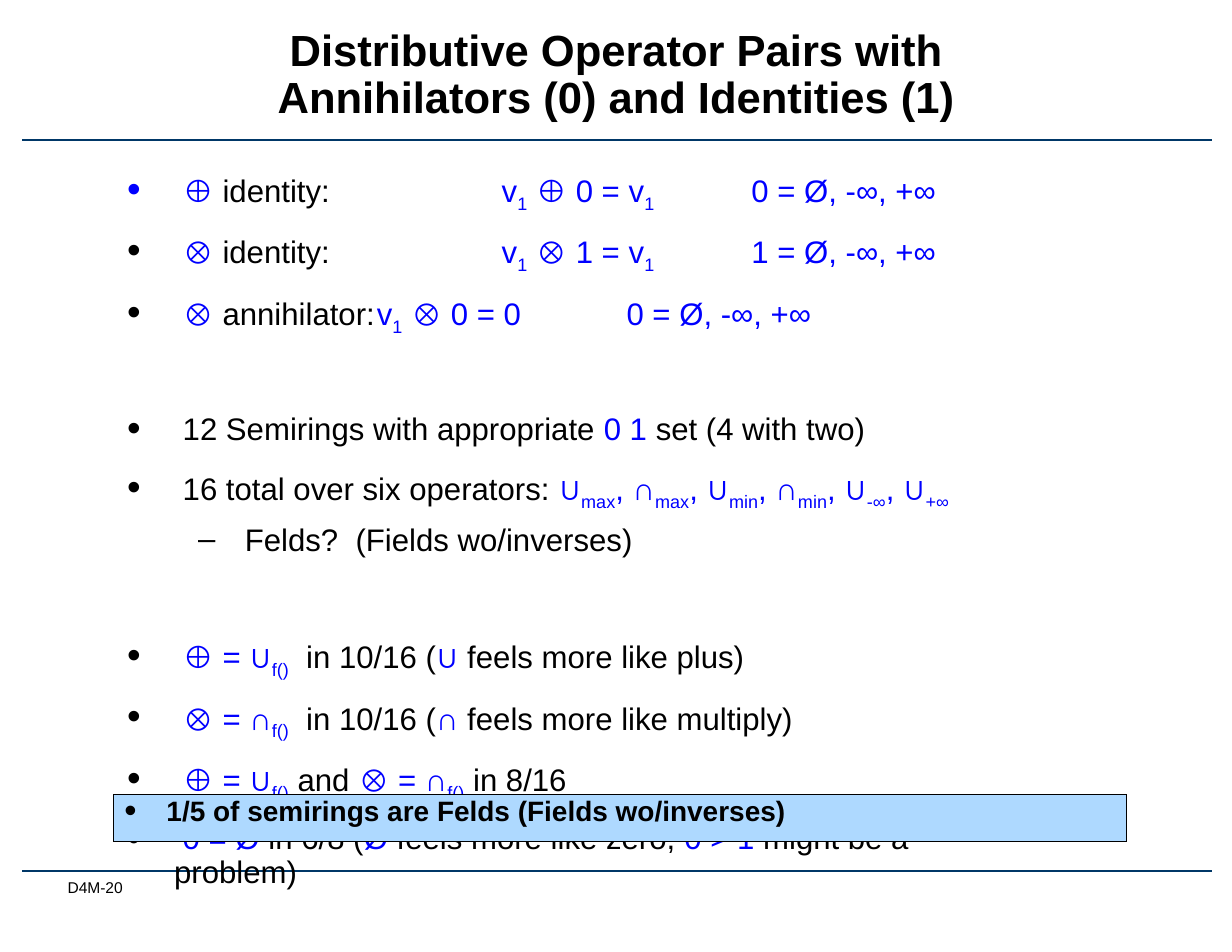
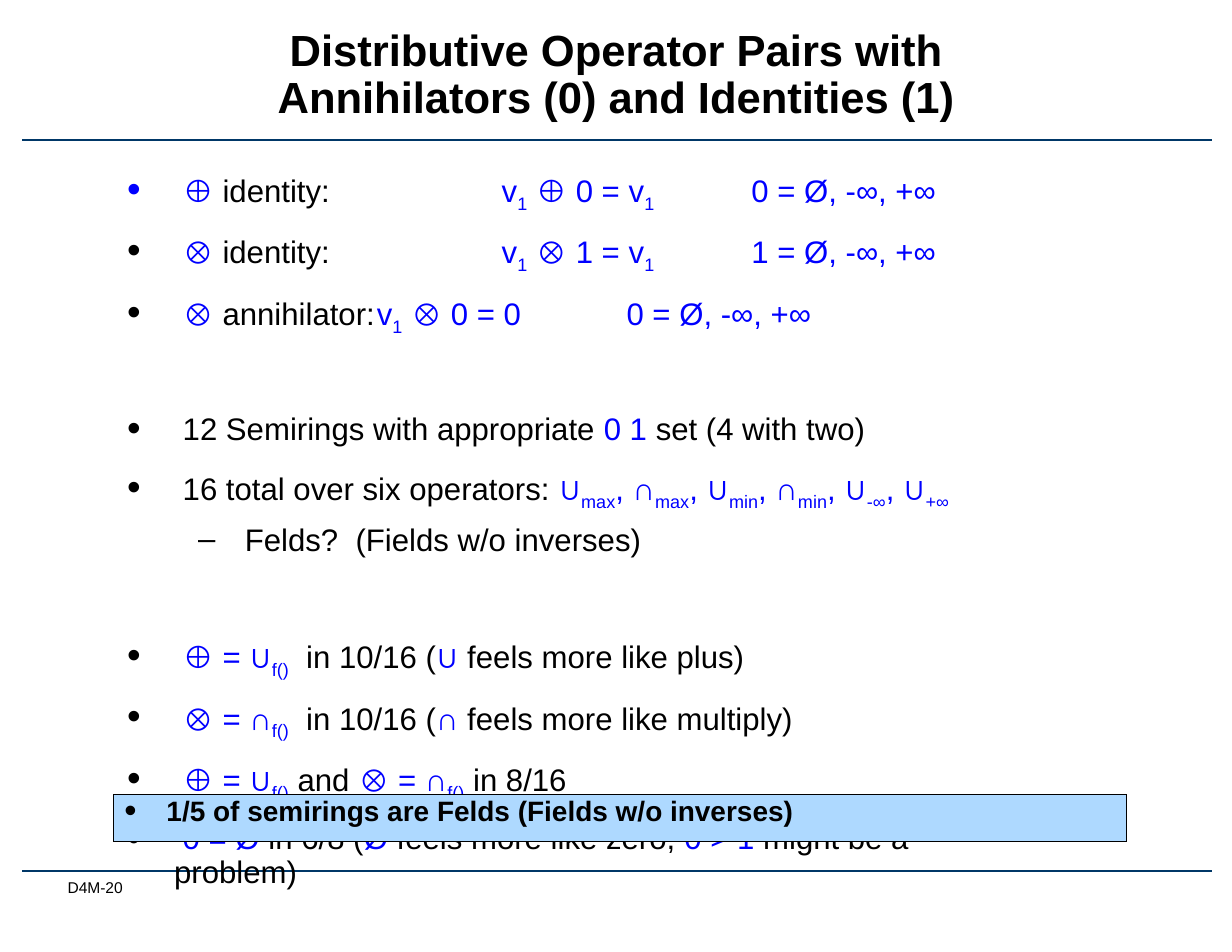
Before and after one commit to Accla/d4m, a slide deck: slide 20 of docs/Lec02-GroupTheory.pptx. Drawn at 1232x952 pixels with LibreOffice and Linux fonts; fonts in the diff are those of the drawing; background and template pictures are left out. Boxes give left, top, right and bottom in pixels: in the first picture for what was removed or moved away, otherwise in the second. Text is boxed around its words. In the diff, an @@ line names an element or a change of style, - is before the commit and + after.

Commit message:
fixed some typos

```diff
--- a/docs/Lec02-GroupTheory.pptx
+++ b/docs/Lec02-GroupTheory.pptx
@@ text at (245, 528, 641, 557): text changed @@
-  – Felds? (Fields wo/inverses)
+  – Felds? (Fields w/o inverses)
@@ text in rectangle at (166, 800, 793, 826): text changed @@
-• 1/5 of semirings are Felds (Fields wo/inverses)
+• 1/5 of semirings are Felds (Fields w/o inverses)
```
Also in this commit, not shown: 4 other slides changed.
